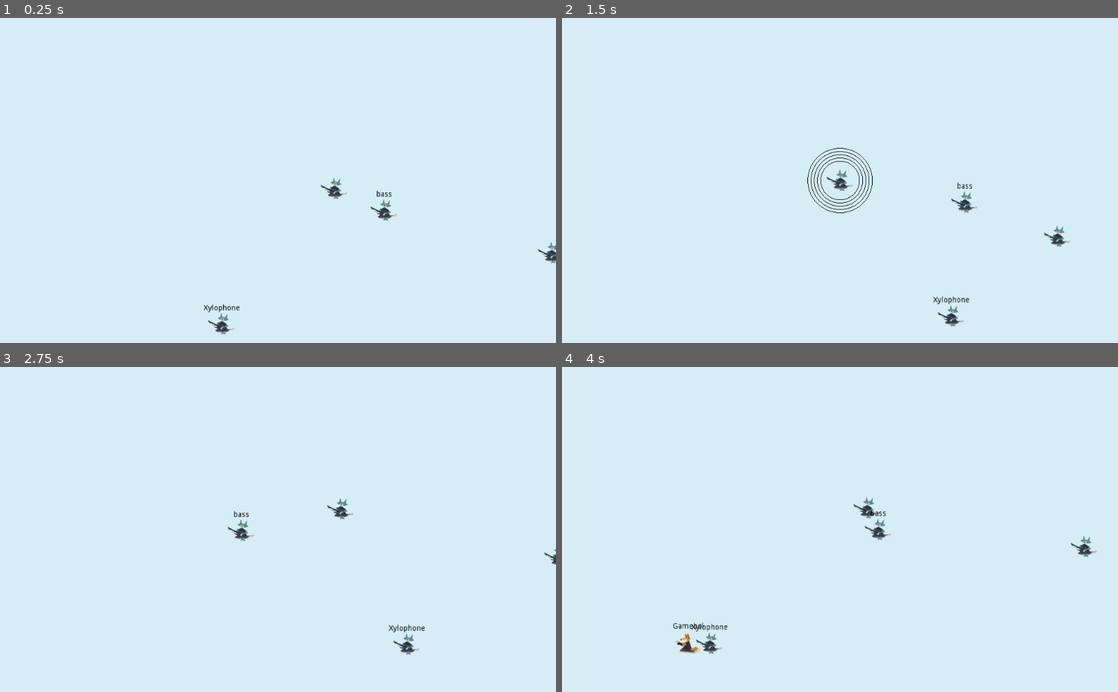
Above: before the commit, frames 1-4 (two rows, left to right).
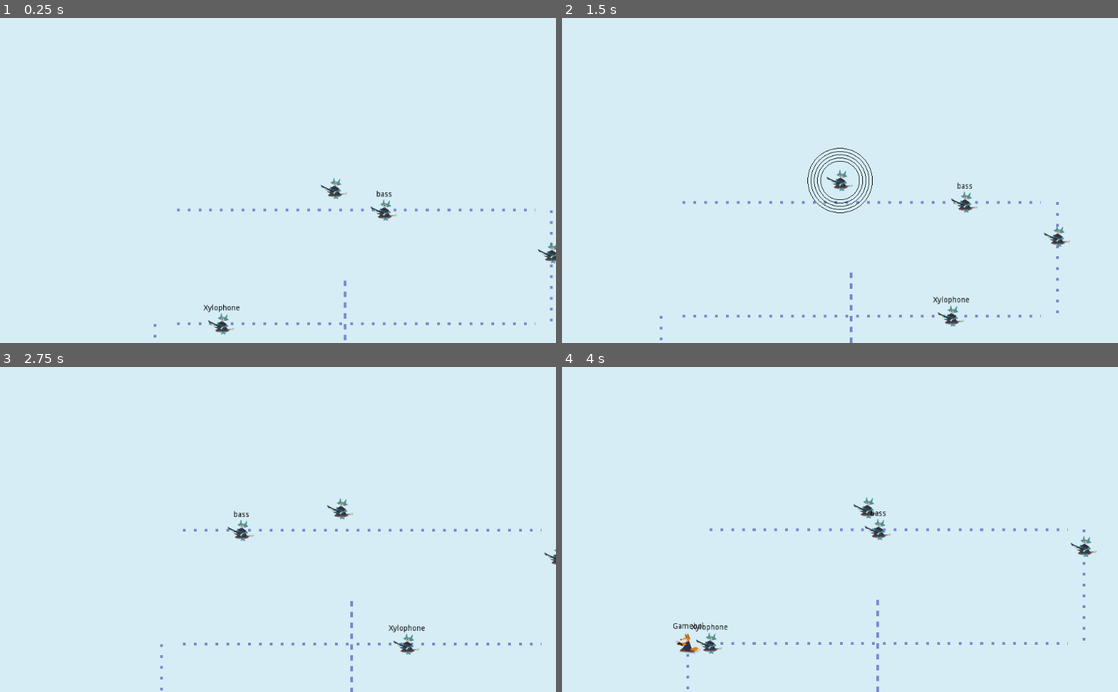
Above: after the commit, the same moments.

Repository: uspgamedev/skyjammers
Game: Godot game, scene res://test/dariostage.tscn
The game is run twice, just before and just after one commit, with the same random seed, the same clock (stepped at 60 frames per second) and the same inputs. This scene is started directly instead of the project's main scene. Sound files missing from this copy of the repository are replaced by a short silence.
Inputs:
- Up to frame 1 (0.25 s): no input
- Up to frame 2 (1.5 s): tap Enter (ui_accept) at 0.5, 0.77 s; hold Space (action_play) 0.53-1.28 s; tap Space (action_play) at 1.35 s
- Up to frame 3 (2.75 s): tap Enter (ui_accept) at 1.52 s; hold Space (action_play) from 2.03 s (still down)
- Up to frame 4 (4 s): release Space (action_play) at 2.78 s; tap Space (action_play) at 2.85 s; tap Enter (ui_accept) at 3.02, 3.77 s; hold Space (action_play) from 3.53 s (still down)

The runs differ from the first frame. In frame 1, 0.5% of the frame differs, in the area x 27-100%, y 58-100%; in frame 2, 0.5%, in the area x 17-90%, y 56-100%; in frame 3, 0.4%; in frame 4, 0.5%.

Commit message:
Added visuals for paths

Diff:
--- a/game/Instruments/Theremin/Theremin.tscn
+++ b/game/Instruments/Theremin/Theremin.tscn
@@ -5,7 +5,7 @@
 [ext_resource path="res://assets/sound/theremin_riff.wav" type="AudioStream" id=3]
 [ext_resource path="res://assets/sound/theremin_sfx.wav" type="AudioStream" id=4]
 
-[node name="Theremin" index="0" instance=ExtResource( 1 )]
+[node name="Theremin" instance=ExtResource( 1 )]
 
 [node name="Sprite" parent="." index="0"]
 
--- a/game/Movement/PathManager.tscn
+++ b/game/Movement/PathManager.tscn
@@ -12,7 +12,7 @@
 }
 _sections_unfolded = [ "Resource" ]
 
-[node name="Path2D" type="Path2D"]
+[node name="Path2D" type="Path2D" index="0"]
 
 curve = SubResource( 1 )
 script = ExtResource( 1 )
--- a/game/Movement/path.gd
+++ b/game/Movement/path.gd
@@ -2,3 +2,12 @@
 
 export (bool) var cyclic
 export (float) var speed = 1
+
+onready var points = get_curve().get_baked_points()
+
+func _process(delta):
+	update()
+
+func _draw():
+	for i in range(0,points.size()-1, 4):
+		draw_line(points[i],points[i+1],Color(.2,.2,.6,.7), 5)
